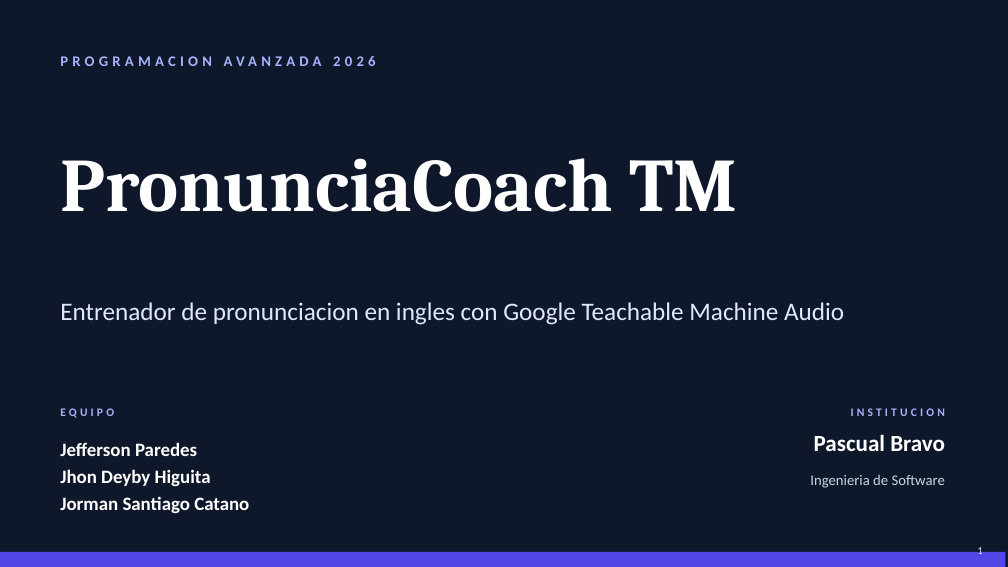
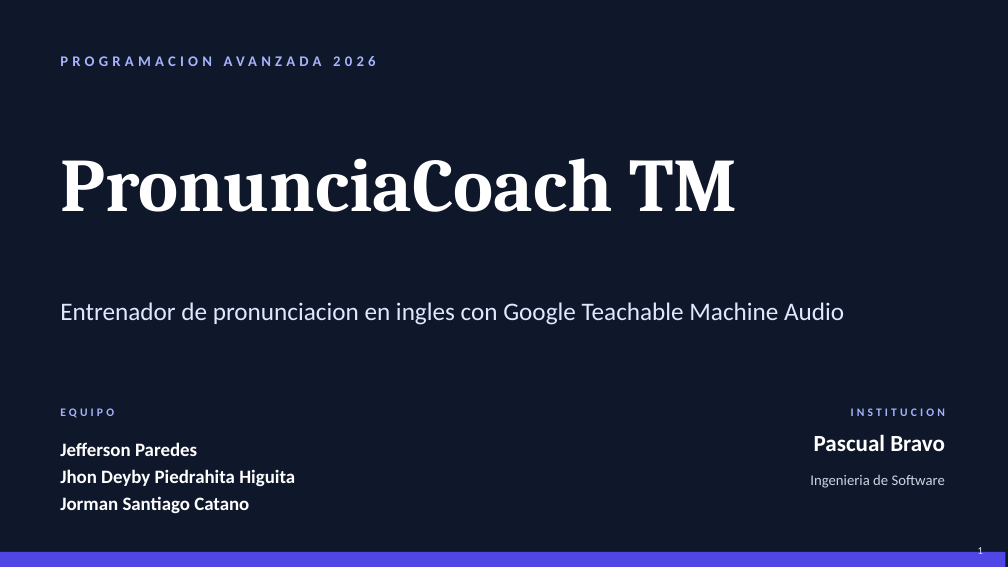
Before and after one commit to jeffersonparedes353-netizen/pronunciacoach-tm, a slide deck: slide 1 of presentacion-pronunciacoach.pptx. Drawn at 1008x567 pixels with LibreOffice and Linux fonts; fonts in the diff are those of the drawing. Boxes give left, top, right and bottom in pixels: in the first picture for what was removed or moved away, otherwise in the second. Text is boxed around its words. In the diff, an @@ line names an element or a change of style, - is before the commit and + after.

```diff
--- a/presentacion-pronunciacoach.pptx
+++ b/presentacion-pronunciacoach.pptx
@@ text at (x1=60, y1=469, x2=295, y2=487): text changed @@
-Jhon Deyby Higuita
+Jhon Deyby Piedrahita Higuita
```
Also in this commit, not shown: 3 other files.
